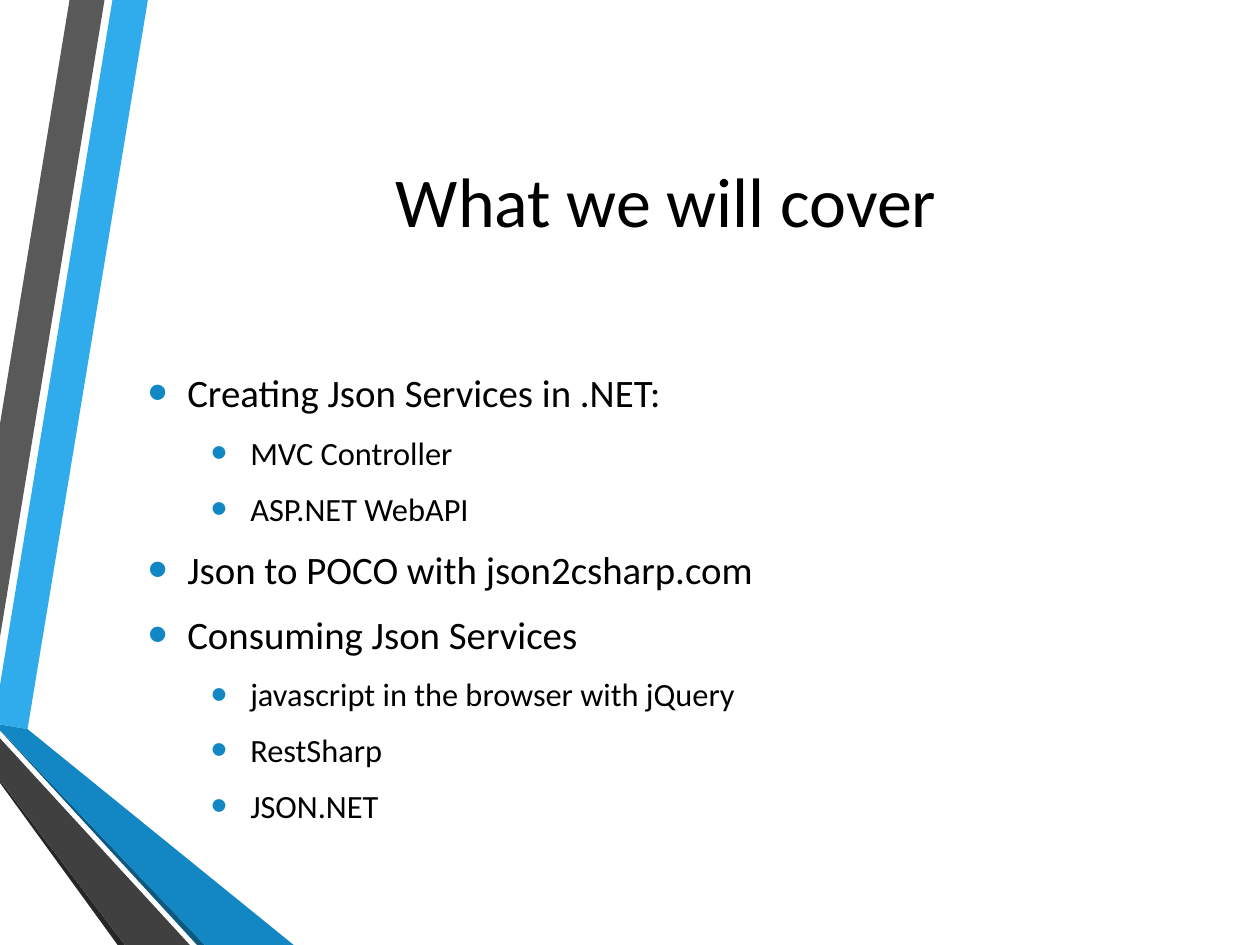
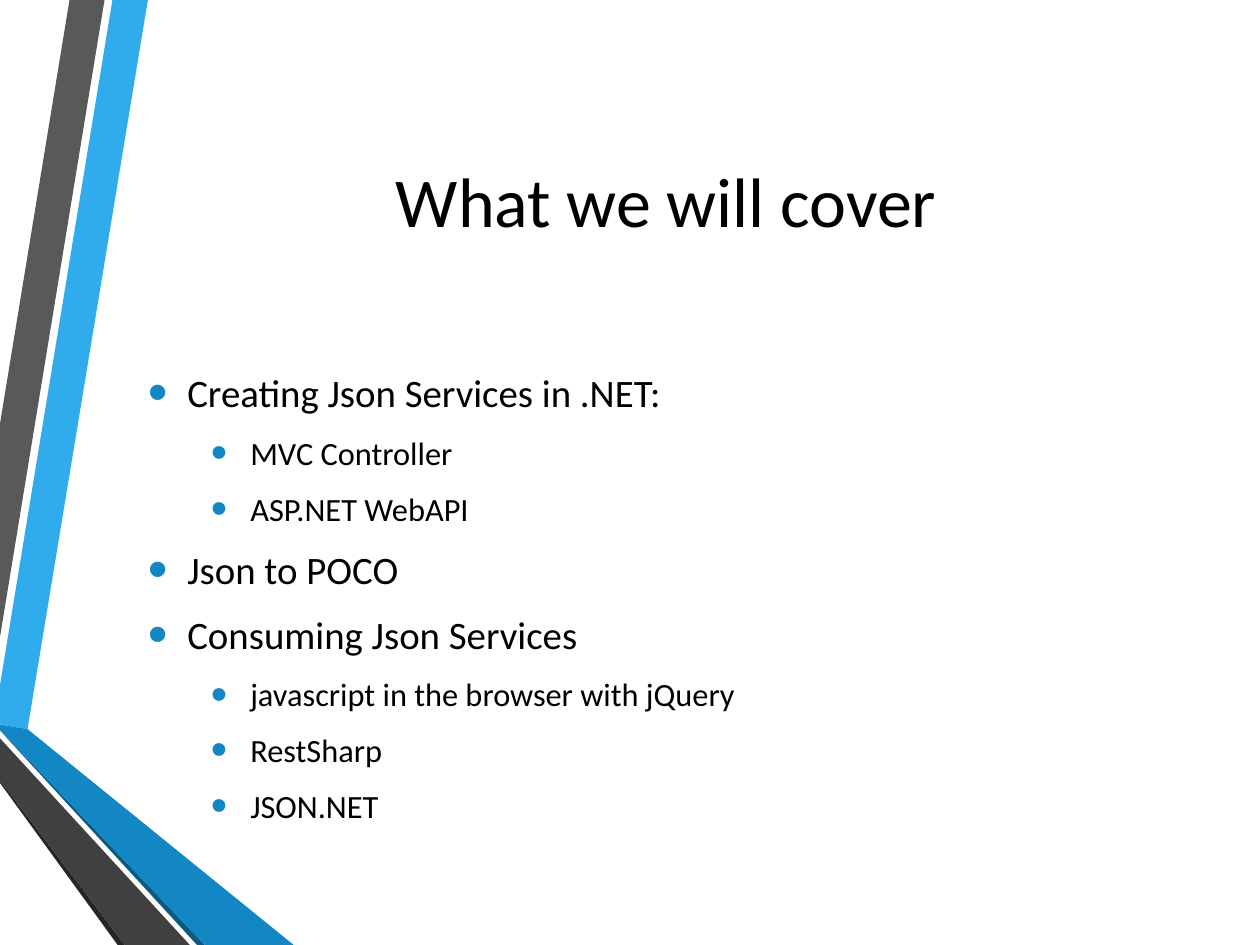
Before and after one commit to shawnweisfeld/20130301_LittleRockTechFest, a slide deck: slide 4 of FunWithJson.pptx. Drawn at 1260x945 pixels with LibreOffice and Linux fonts; fonts in the diff are those of the drawing; background and template pictures are left out. Boxes give left, top, right and bottom in pixels: in the first picture for what was removed or moved away, otherwise in the second. Text is boxed around its words. In the diff, an @@ line names an element or a change of style, - is before the commit and + after.

Commit message:
updated deck

```diff
--- a/FunWithJson.pptx
+++ b/FunWithJson.pptx
@@ text at box(187, 558, 398, 585): text changed @@
-• Json to POCO with json2csharp.com
+• Json to POCO
```
Also in this commit, not shown: 3 other slides changed.
